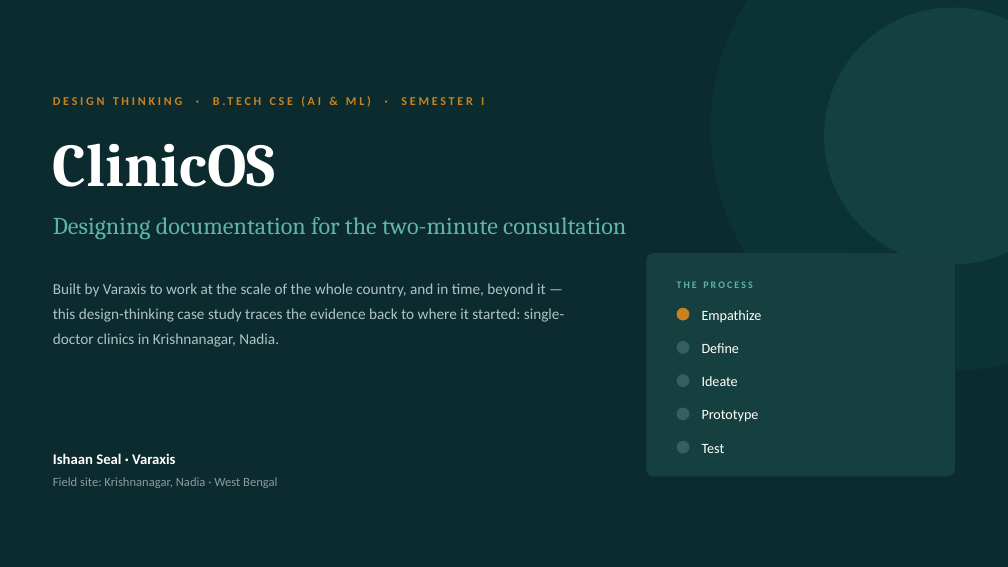
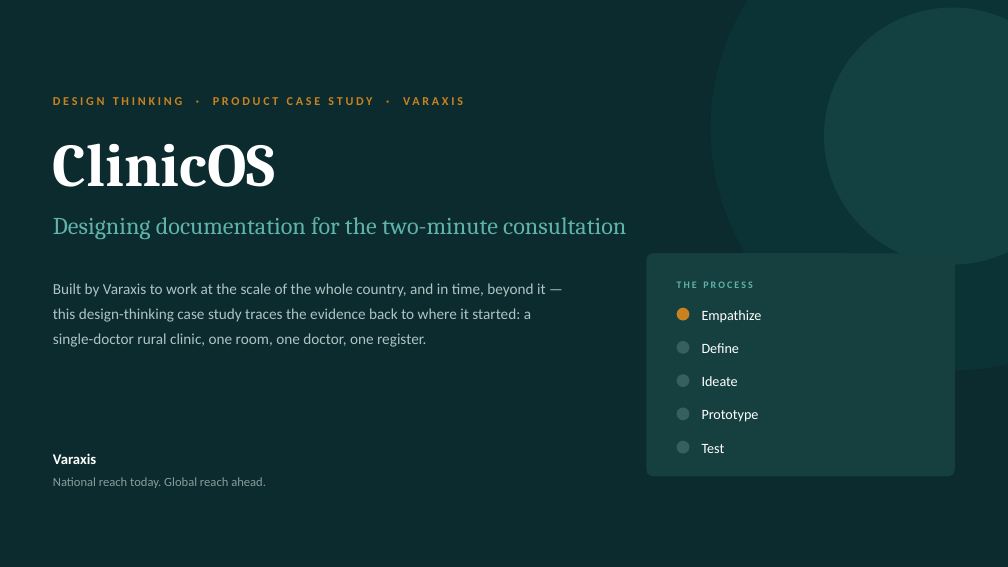
Before and after one commit to realishaanseal/clinicos, a slide deck: slide 1 of artifacts/ClinicOS_DesignThinking_Deck.pptx. Drawn at 1008x567 pixels with LibreOffice and Linux fonts; fonts in the diff are those of the drawing. Boxes give left, top, right and bottom in pixels: in the first picture for what was removed or moved away, otherwise in the second. Text is boxed around its words. In the diff, an @@ line names an element or a change of style, - is before the commit and + after.

```diff
--- a/artifacts/ClinicOS_DesignThinking_Deck.pptx
+++ b/artifacts/ClinicOS_DesignThinking_Deck.pptx
@@ text at box(53, 97, 372, 105): text changed @@
-DESIGN THINKING · B.TECH CSE (AI & ML) · SEMESTER I
+DESIGN THINKING · PRODUCT CASE STUDY · VARAXIS
@@ text at box(53, 283, 546, 347): text changed @@
-Built by Varaxis to work at the scale of the whole country, and in time, beyond it — this design-thinking case study traces the evidence back to where it started: single-doctor clinics in Krishnanagar, Nadia.
+Built by Varaxis to work at the scale of the whole country, and in time, beyond it — this design-thinking case study traces the evidence back to where it started: a single-doctor rural clinic, one room, one doctor, one register.
@@ text at box(53, 453, 96, 464): text changed @@
-Ishaan Seal · Varaxis
+Varaxis
@@ text at box(53, 477, 266, 488): text changed @@
-Field site: Krishnanagar, Nadia · West Bengal
+National reach today. Global reach ahead.
```
Also in this commit, not shown: 5 other slides changed.
